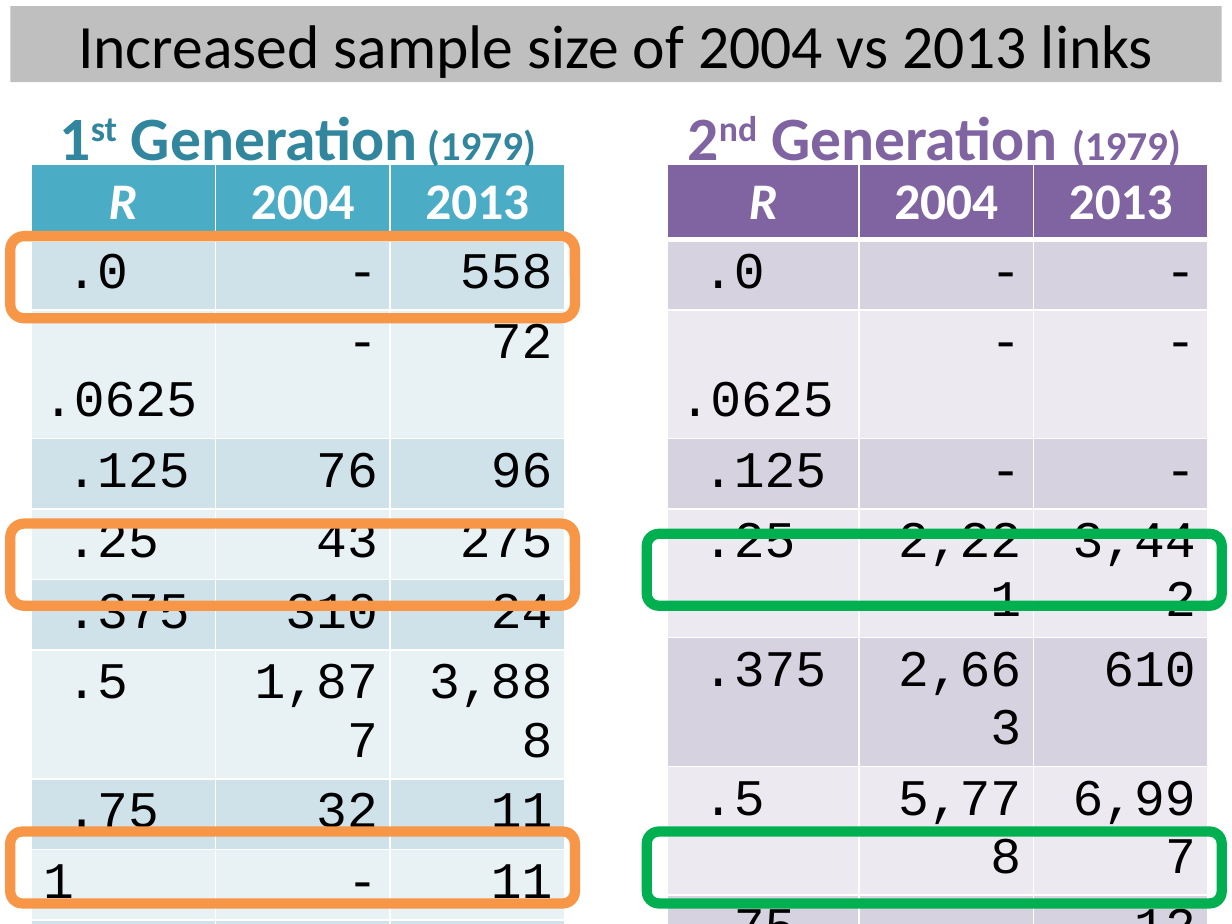
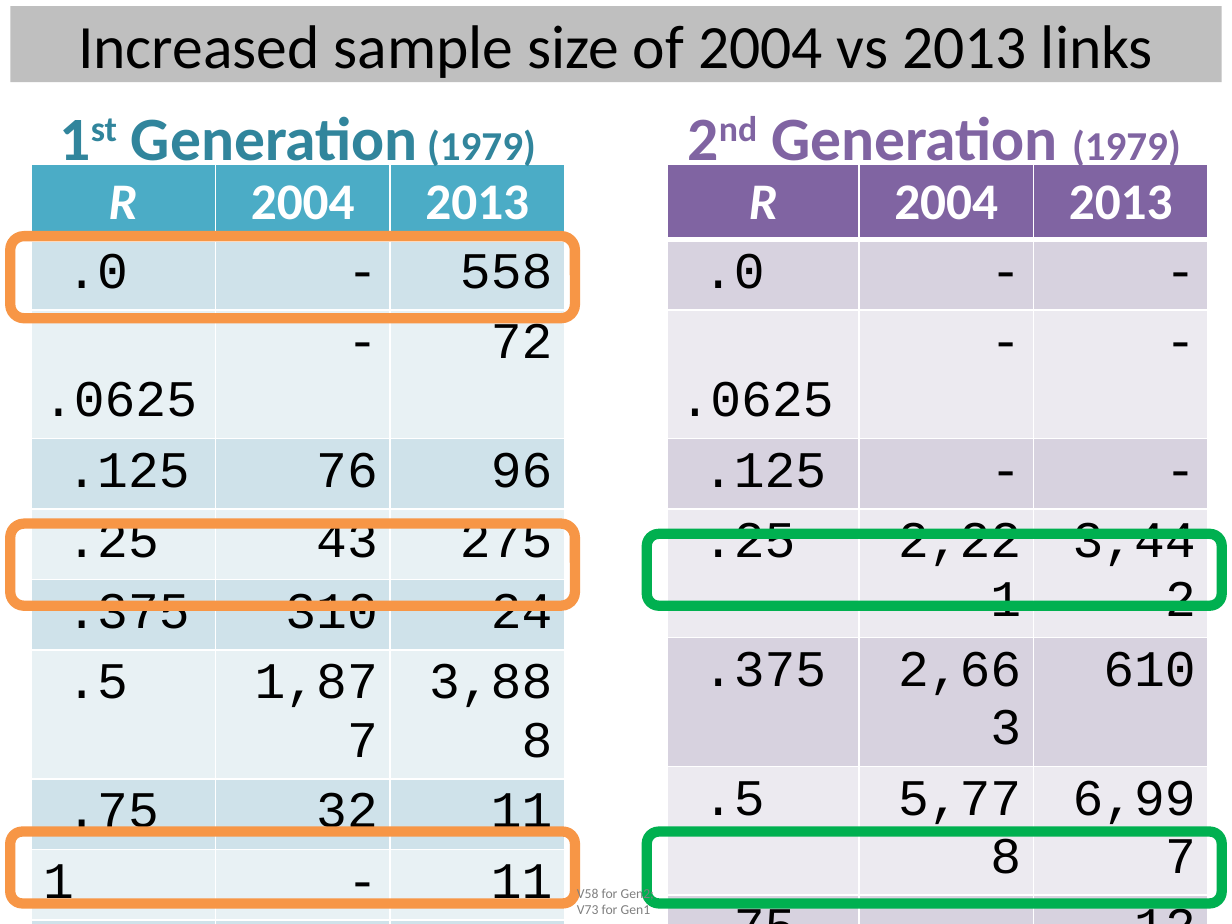
Before and after one commit to LiveOak/NlsyLinksDetermination, a slide deck: slide 20 of Publications/2013France/BeasleyBga2013-NlsyLinks.pptx. Drawn at 1232x924 pixels with LibreOffice and Linux fonts; fonts in the diff are those of the drawing. Boxes give left, top, right and bottom in pixels: in the first picture for what was removed or moved away, otherwise in the second. Text is boxed around its words. In the diff, an @@ line names an element or a change of style, - is before the commit and + after.

Commit message:
BGA presentation
added Vs for sample size -slide 20

```diff
--- a/Publications/2013France/BeasleyBga2013-NlsyLinks.pptx
+++ b/Publications/2013France/BeasleyBga2013-NlsyLinks.pptx
@@ text added at (577, 886, 654, 914), 8 pt, text #808080 @@
+V58 for Gen2; V73 for Gen1
```
